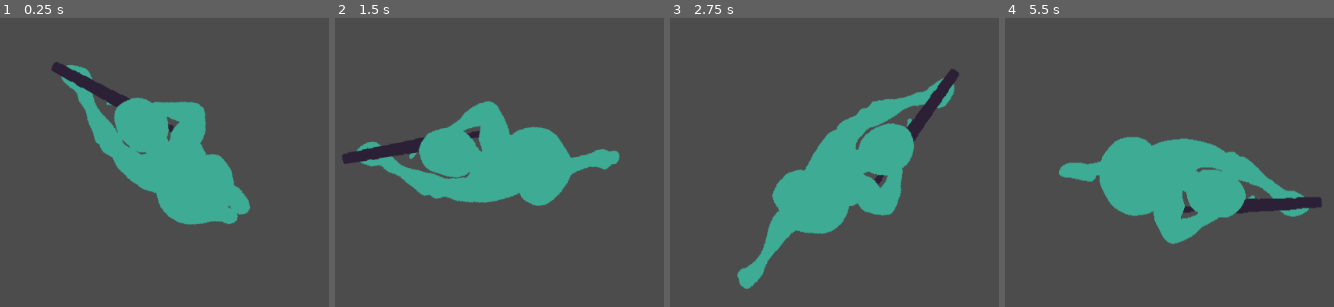
Above: before the commit, frames 1-4 (left to right).
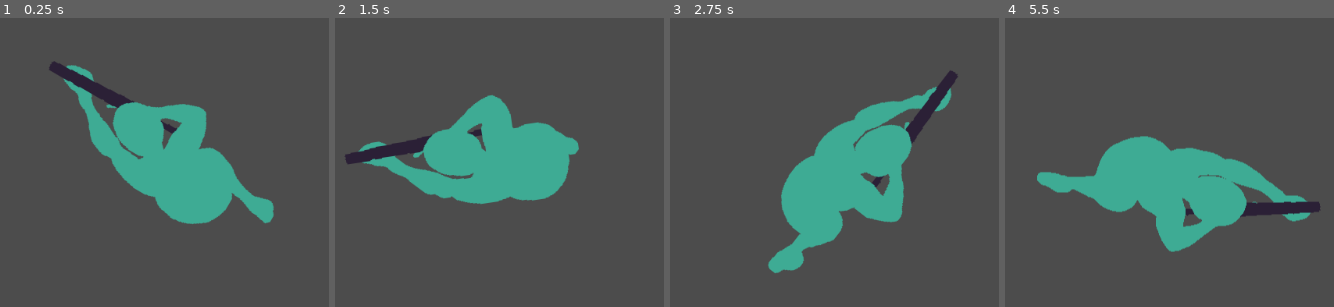
Above: after the commit, the same moments.

Repository: ZeeHatcher/project-vlastos
Game: Godot game, scene res://entities/player/player.tscn
The game is run twice, just before and just after one commit, with the same random seed, the same clock (stepped at 60 frames per second) and the same inputs. The project has no main scene, so this scene is started directly.
Inputs (mouse positions are in pixels of both pictures, inside the frame that each line leads up to):
- Up to frame 1 (0.25 s): no input
- Up to frame 2 (1.5 s): tap Enter at 0.5 s; move the mouse to (outside the picture) at 0.52 s; press the mouse at (outside the picture) at 0.53 s; hold D (right) 0.53-1.28 s; move the mouse to (354, 194) at 1.27 s; release the mouse at (354, 194) at 1.28 s; hold S (down) from 1.28 s (still down); click (354, 194) at 1.35 s
- Up to frame 3 (2.75 s): move the mouse to (929, 67) at 2.02 s; release S (down) at 2.03 s; press the mouse at (929, 67) at 2.03 s; hold D (right) from 2.03 s (still down)
- Up to frame 4 (5.5 s): move the mouse to (1143, 263) at 2.77 s; release D (right) at 2.78 s; release the mouse at (1143, 263) at 2.78 s; hold W (up) 2.78-3.53 s; click (1143, 263) at 2.85 s; move the mouse to (outside the picture) at 3.52 s; press the mouse at (outside the picture) at 3.53 s; hold A (left) 3.53-5.03 s; move the mouse to (outside the picture) at 4.27 s; release the mouse at (outside the picture) at 4.28 s; click (outside the picture) at 4.35 s; move the mouse to (1225, 171) at 5.02 s; press the mouse at (1225, 171) at 5.03 s; hold S (down) from 5.03 s (still down)

The runs differ from the first frame. In frame 1, 3.2% of the frame differs, in the area x 14-84%, y 14-72%; in frame 2, 3.5%; in frame 3, 5.1%; in frame 4, 5.6%, in the area x 9-97%, y 40-81%.

Commit message:
add bullet count to gun

Diff:
--- a/entities/gun/gun.gd
+++ b/entities/gun/gun.gd
@@ -2,7 +2,11 @@
 
 signal shot
 
+export(int) var bullets = 3
+
 
 func shoot():
-	print("shoot")
-	emit_signal("shot")
+	if bullets > 0:
+		bullets -= 1
+		print("shoot")
+		emit_signal("shot")
--- a/entities/player/player.tscn
+++ b/entities/player/player.tscn
@@ -106,7 +106,7 @@
 [node name="AnimatedSprite" type="AnimatedSprite" parent="."]
 position = Vector2( -19, 0 )
 frames = SubResource( 18 )
-frame = 12
+frame = 7
 playing = true
 
 [node name="CollisionShape2D" type="CollisionShape2D" parent="."]
